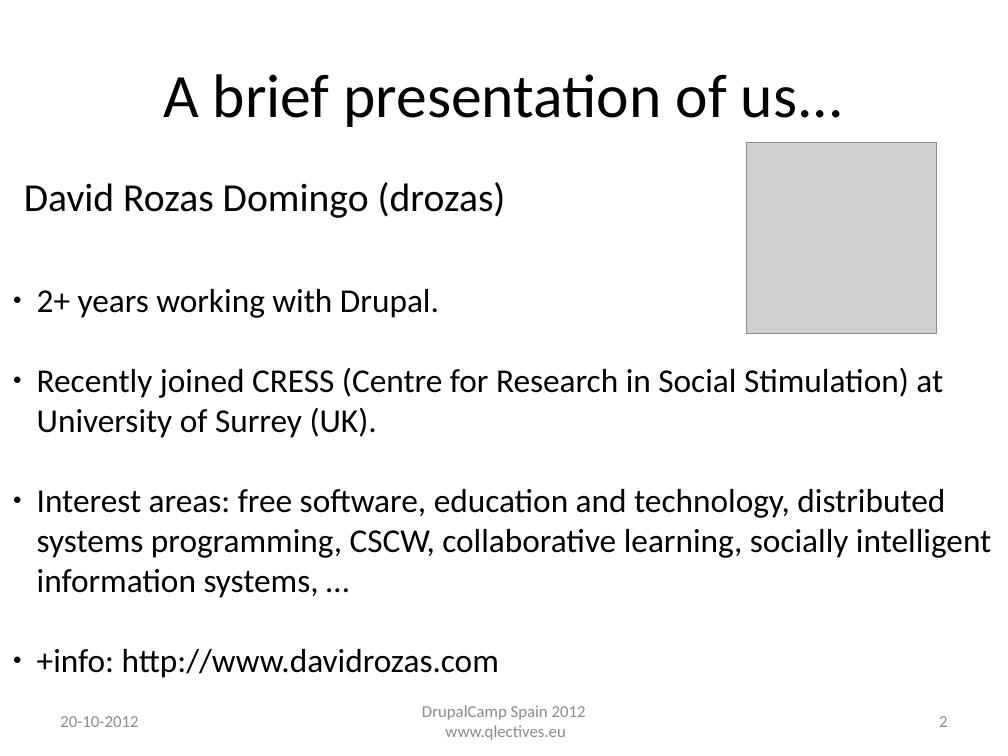
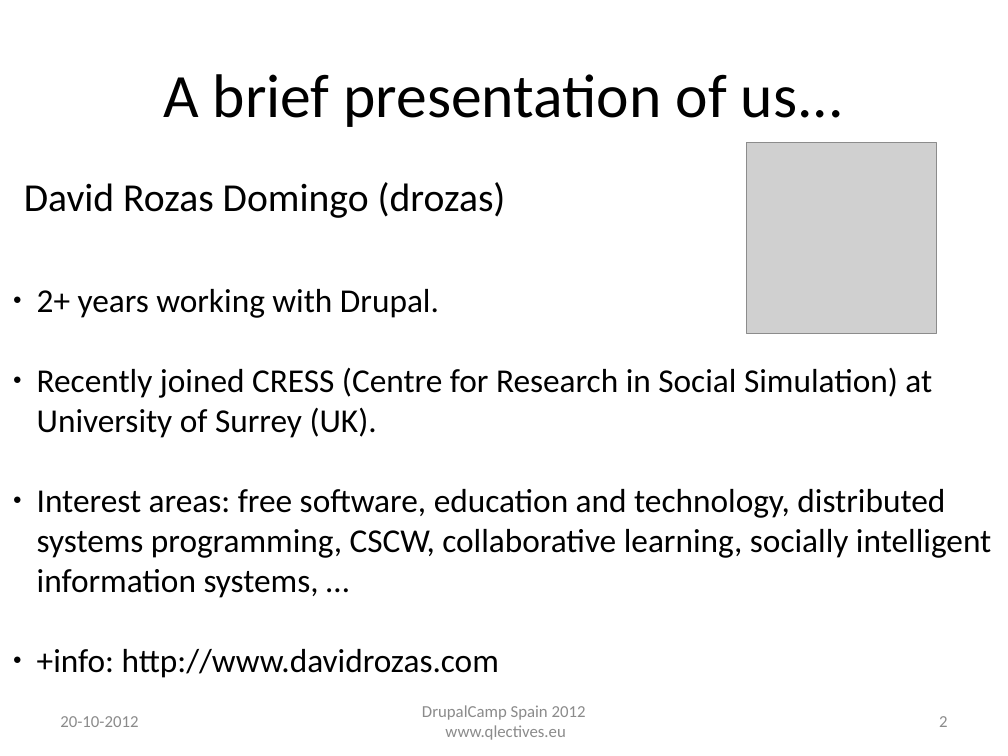
Before and after one commit to drozas/davidrozas.com, a slide deck: slide 2 of publications/patterns_dcspain2012.odp. Drawn at 1008x756 pixels with LibreOffice and Linux fonts; fonts in the diff are those of the drawing; grey boxes stand for pictures; background and template pictures are left out. Boxes give left, top, right and bottom in pixels: in the first picture for what was removed or moved away, otherwise in the second. Text is boxed around its words. In the diff, an @@ line names an element or a change of style, - is before the commit and + after.

```diff
--- a/publications/patterns_dcspain2012.odp
+++ b/publications/patterns_dcspain2012.odp
@@ text at bbox=[37, 368, 932, 438]: text changed @@
-● Recently joined CRESS (Centre for Research in Social Stimulation) at University of Surrey (UK).
+● Recently joined CRESS (Centre for Research in Social Simulation) at University of Surrey (UK).
```
Also in this commit, not shown: 6 other files.
